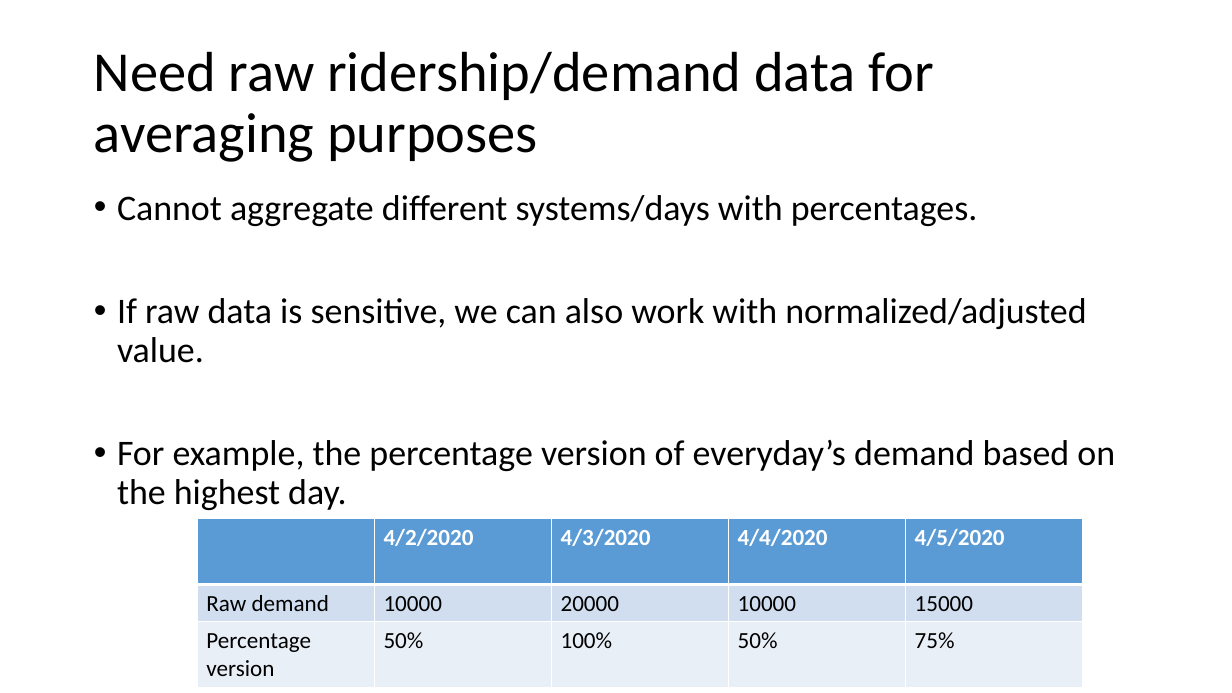
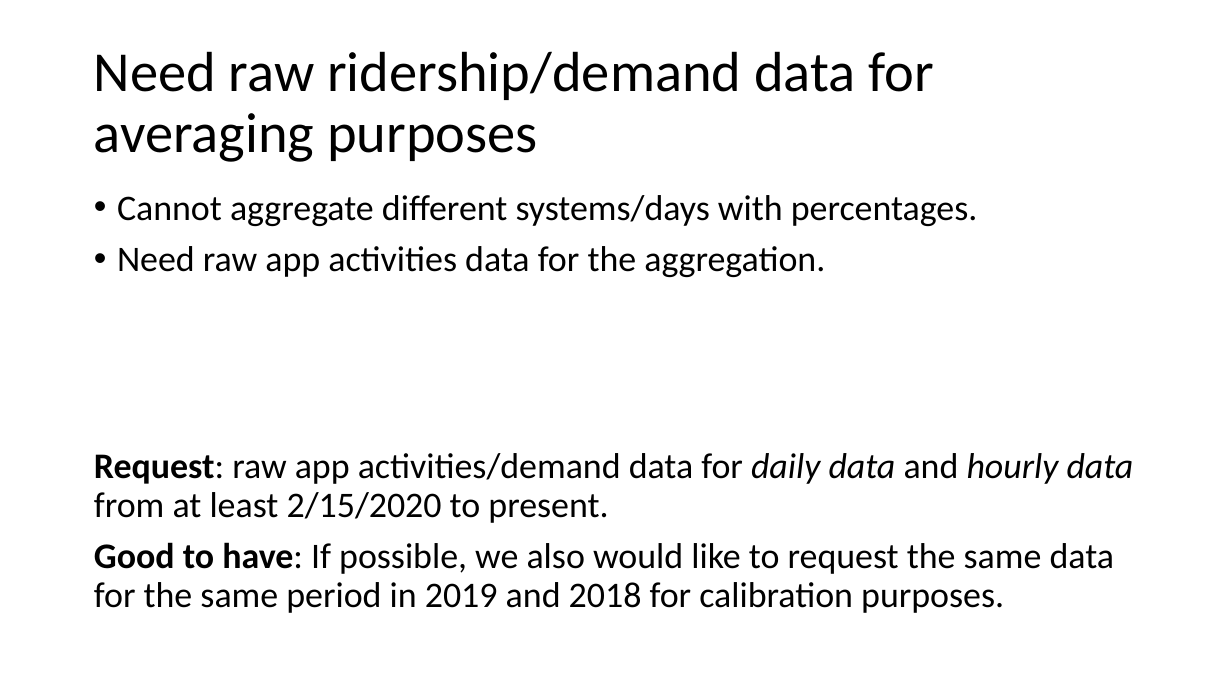
Before and after one commit to luyuliu/COVID-Transit-Demand, a slide deck: slide 10 of doc/pre_results.pptx. Drawn at 1232x693 pixels with LibreOffice and Linux fonts; fonts in the diff are those of the drawing. Boxes give left, top, right and bottom in pixels: in the first picture for what was removed or moved away, otherwise in the second. Text is boxed around its words. In the diff, an @@ line names an element or a change of style, - is before the commit and + after.

Commit message:
Going to spatial join the count data
pqwertyuiop[]\12Zxcvbnm,./

```diff
--- a/doc/pre_results.pptx
+++ b/doc/pre_results.pptx
@@ text at (94,246,1134,613): text changed @@
-• If raw data is sensitive, we can also work with normalized/adjusted value.
-• For example, the percentage version of everyday’s demand based on the highest day.
+• Need raw app activities data for the aggregation.
+Request: raw app activities/demand data for daily data and hourly data from at least 2/15/2020 to present.
+Good to have: If possible, we also would like to request the same data for the same period in 2019 and 2018 for calibration purposes.
@@ table removed at (197,518,1084,686), 3 rows, 5 columns @@
- | 4/2/2020 | 4/3/2020 | 4/4/2020 | 4/5/2020
-Raw demand | 10000 | 20000 | 10000 | 15000
-Percentage version | 50% | 100% | 50% | 75%
```
Also in this commit, not shown: 10 other slides changed, 1 slide added, 1 slide removed, 4 other files.
